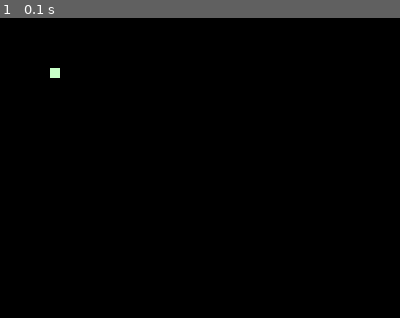
Above: before the commit, frame 1.
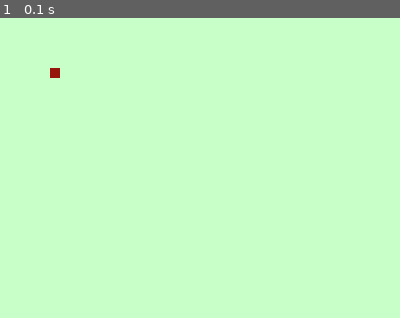
Above: after the commit, the same moment.

Repository: Compiler/PyGame-AI
Game: pygame game, started from src/core.py
Two runs of this game, one before a commit and one after it. Both use one fixed random seed, a clock stepped at 60 frames per second and the inputs below.
Inputs:
- Up to frame 1 (0.1 s): no input

The runs differ from the first frame. In frame 1, 100% of the frame differs, in the area x 0-100%, y 0-100%.

Commit message:
placement and positioning finally working in grid

Diff:
--- a/src/Grid.py
+++ b/src/Grid.py
@@ -34,8 +34,7 @@
             for x in range(0, self.map_width):
                 if isinstance(self.grid[x][y], GridObject):
                     self.grid[x][y].render(screen, self._divisor, self._divisor)
-                elif x == 5 and y == 5:
-
+                else:
                     a = x * self._divisor
                     b = y * self._divisor
                     w = self._divisor
--- a/src/GridObject.py
+++ b/src/GridObject.py
@@ -11,7 +11,7 @@
 
 
     def render(self, screen, w, h):
-        pygame.draw.rect(screen, self.color, pygame.Rect(self.x * w, self.y * h, w, h))
+        pygame.draw.rect(screen, self.color, pygame.Rect(self.x, self.y, w, h))
 
     def getX(self):
         return self.x
--- a/src/core.py
+++ b/src/core.py
@@ -15,7 +15,7 @@
 
     done = False
     grid = Grid(2000, 1000)
-    x = Wall(5,5)
+    x = Wall(50,50)
     grid.add(x)
     while not done:
         for event in pygame.event.get():
Not shown, removed: src/.Grid.py.swp
